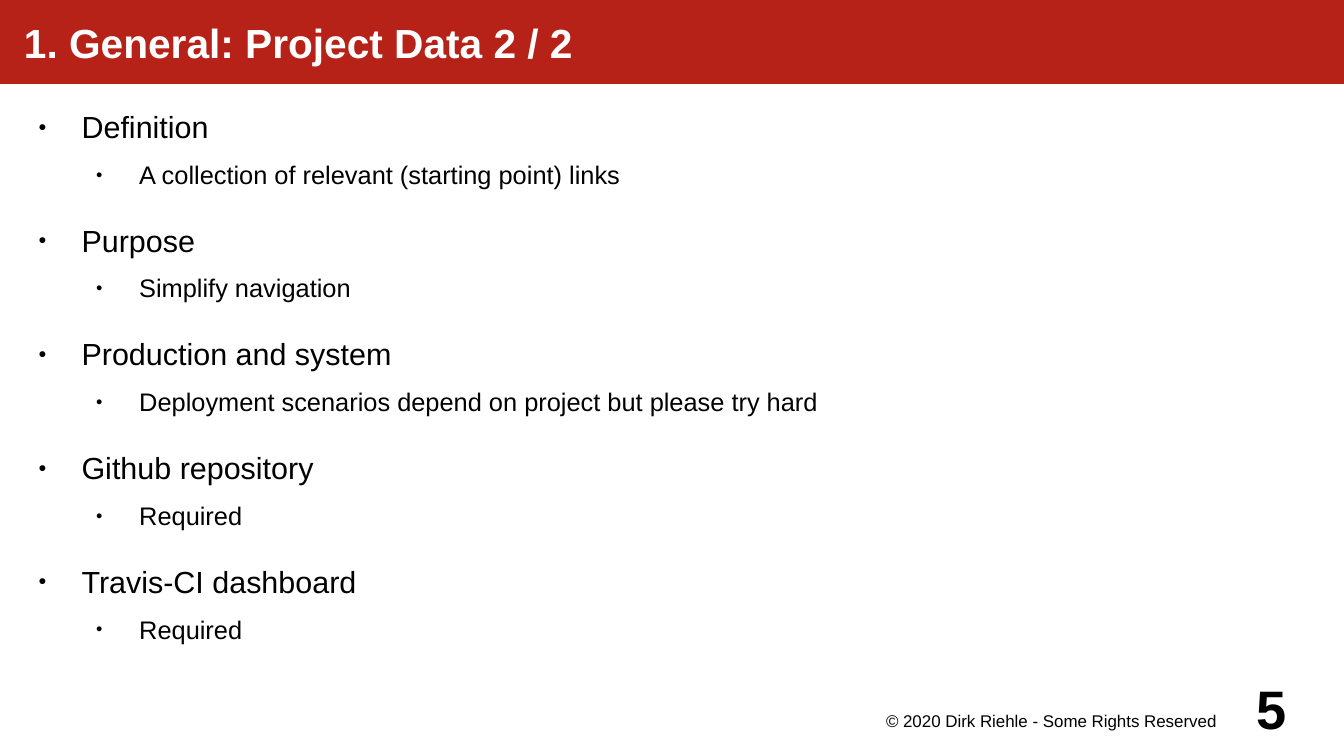
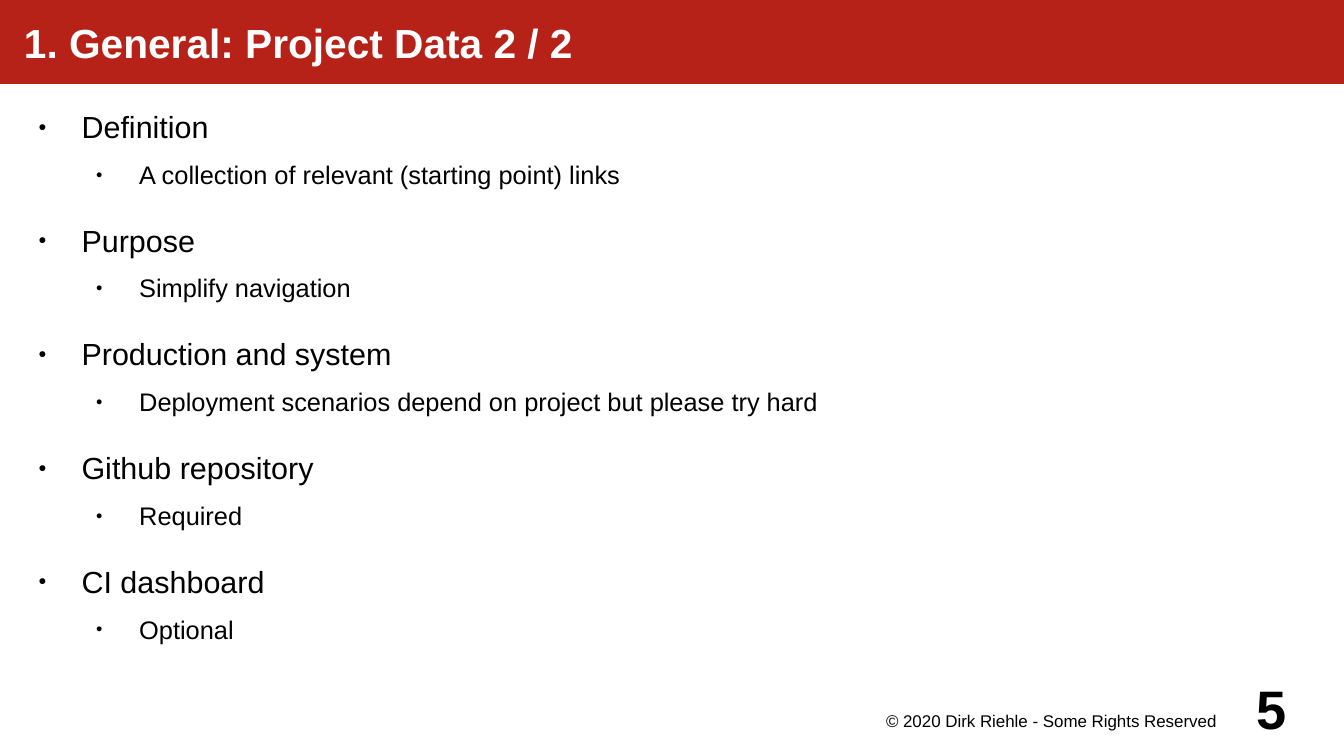
Before and after one commit to dirkriehle/amos-course, a slide deck: slide 5 of Lecture slides/AMOS B02 - Project Management.odp. Drawn at 1344x756 pixels with LibreOffice and Linux fonts; fonts in the diff are those of the drawing. Boxes give left, top, right and bottom in pixels: in the first picture for what was removed or moved away, otherwise in the second. Text is boxed around its words. In the diff, an @@ line names an element or a change of style, - is before the commit and + after.

Commit message:
Made CI solution optional

```diff
--- a/Lecture slides/AMOS B02 - Project Management.odp
+++ b/Lecture slides/AMOS B02 - Project Management.odp
@@ text at <box>82,571,264,644</box>: text changed @@
-● Travis-CI dashboard
-  ● Required
+● CI dashboard
+  ● Optional
```
Also in this commit, not shown: 1 other file.
